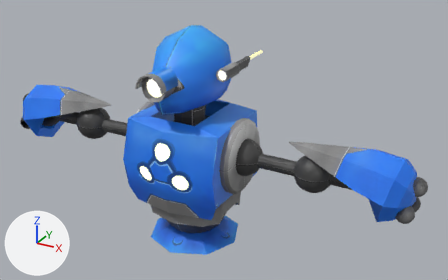
One commit to the FBX model Assets/Animations/Anims_Scenes/Animatic Scene3/Char/PauScene002-Shots005-011.fbx: the scene before it, then after it.
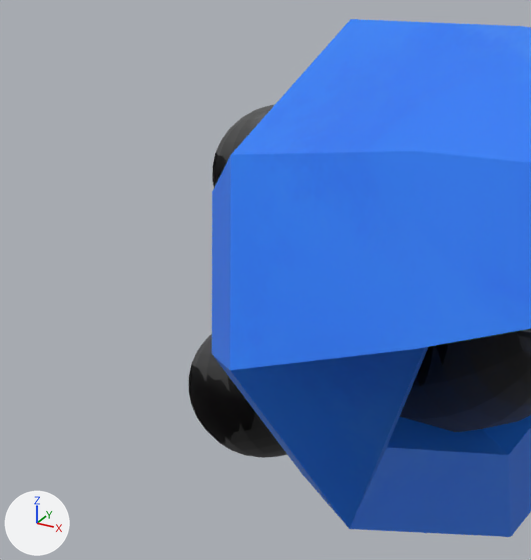
The first picture shows the older version from a 50 mm lens placed at (0.36, -0.591, 0.372), pointed at (0.033, 0.004, 0.075). The close-ups show both versions on the part from 0% to 12% of the width and 30% to 50% of the height of that picture; other places that the commit changed are outside them. Every picture has the same lights, and +X, +Y and +Z are marked at lower left. Where no turn or scale is listed for an object, it has been applied to the vertices.

In view in the first close-up: 'Pau_rig_Bound2:PauMesh:pSphere10', 'Pau_rig_Bound2:PauMesh:pSphere5', 'Pau_rig_Bound2:PauMesh:pSphere6', 'Pau_rig_Bound2:PauMesh:pSphere7'.
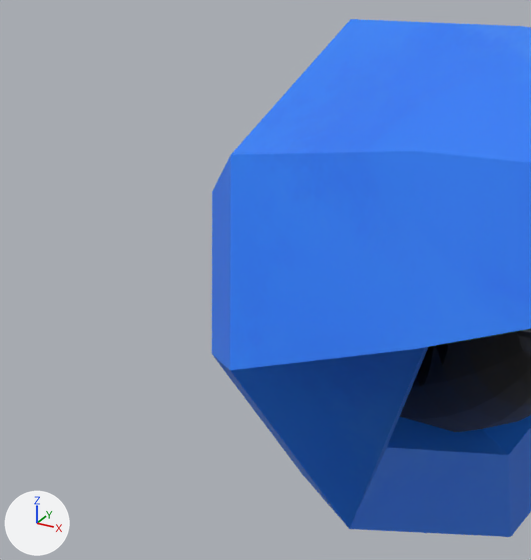
Scene script edits in JSON lines:
```json
{"op": "remove", "block": "ob_pau_rig_bound2_paumesh_psphere6", "code": ["ob_pau_rig_bound2_paumesh_psphere6 = bpy.data.objects.new('Pau_rig_Bound2:PauMesh:pSphere6', me_mesh_014)", "ob_pau_rig_bound2_paumesh_psphere6.location = (-0.2576, -0.0264, 0.0526)"]}
{"op": "remove", "block": "ob_pau_rig_bound2_paumesh_psphere7", "code": ["ob_pau_rig_bound2_paumesh_psphere7 = bpy.data.objects.new('Pau_rig_Bound2:PauMesh:pSphere7', me_mesh_015)", "ob_pau_rig_bound2_paumesh_psphere7.location = (-0.2638, -0.0114, 0.0776)"]}
```

Where the change shows, as pixel boxes (x1, y1, x2, y2) in the close-ups (531 x 560 px):
```json
{"object": "Pau_rig_Bound2:PauMesh:pSphere6", "change": "deleted", "before": [189, 334, 287, 458], "on screen": "black"}
{"object": "Pau_rig_Bound2:PauMesh:pSphere7", "change": "deleted", "before": [212, 105, 274, 187]}
```
